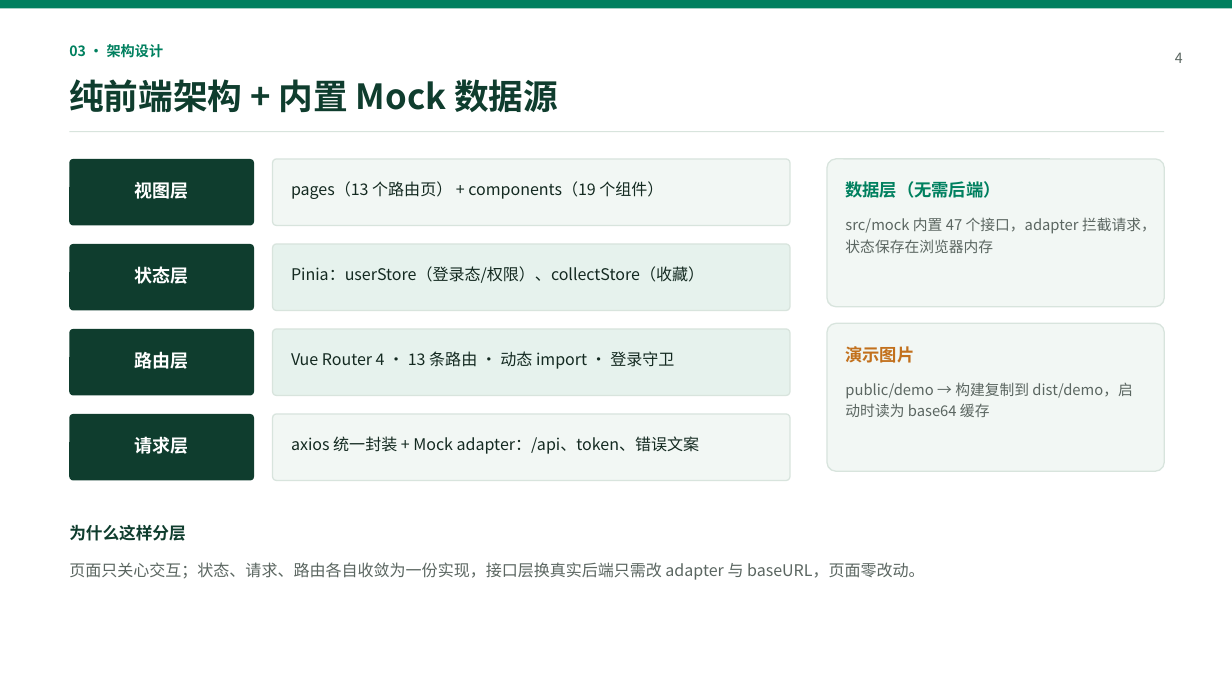
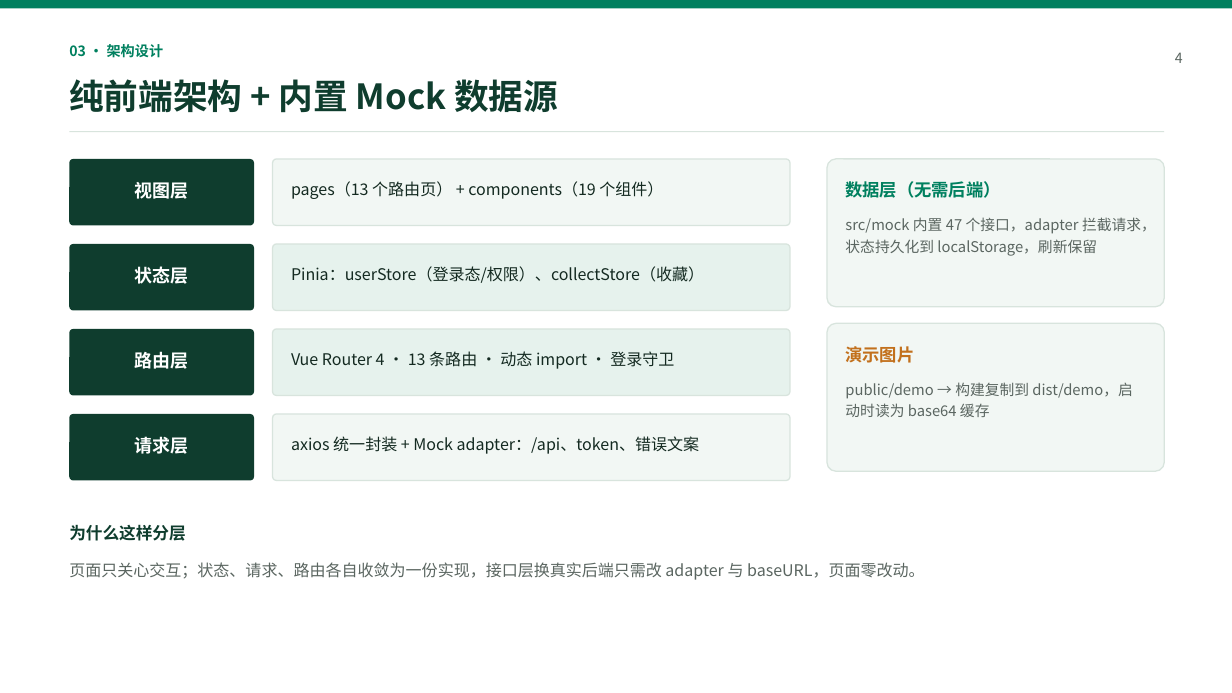
Before and after one commit to zhb0829/xianmao-frontend, a slide deck: slide 4 of docs/答辩PPT.pptx. Drawn at 1232x693 pixels with LibreOffice and Linux fonts; fonts in the diff are those of the drawing. Boxes give left, top, right and bottom in pixels: in the first picture for what was removed or moved away, otherwise in the second. Text is boxed around its words. In the diff, an @@ line names an element or a change of style, - is before the commit and + after.

```diff
--- a/docs/答辩PPT.pptx
+++ b/docs/答辩PPT.pptx
@@ text at bbox=[845, 217, 1156, 256]: text changed @@
-src/mock 内置 47 个接口，adapter 拦截请求，状态保存在浏览器内存
+src/mock 内置 47 个接口，adapter 拦截请求，状态持久化到 localStorage，刷新保留
```
Also in this commit, not shown: 1 other slide changed, 3 other files.
